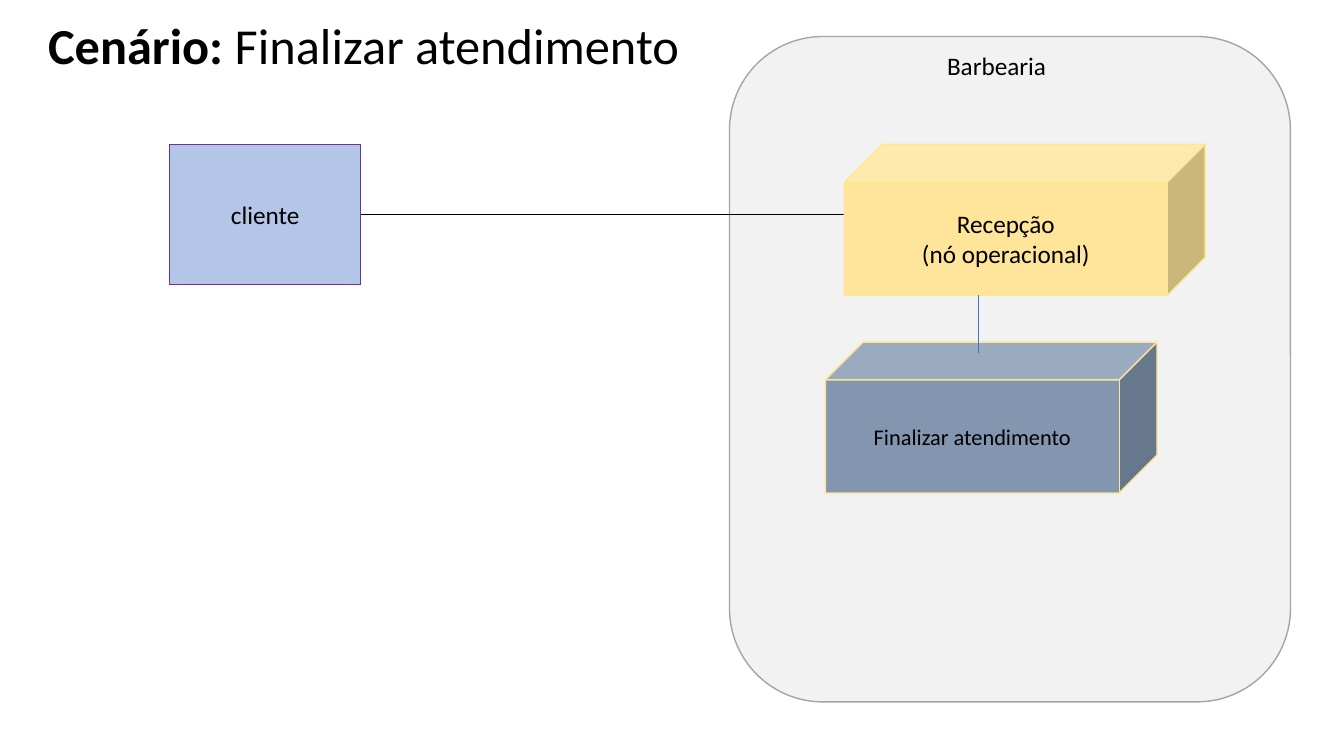
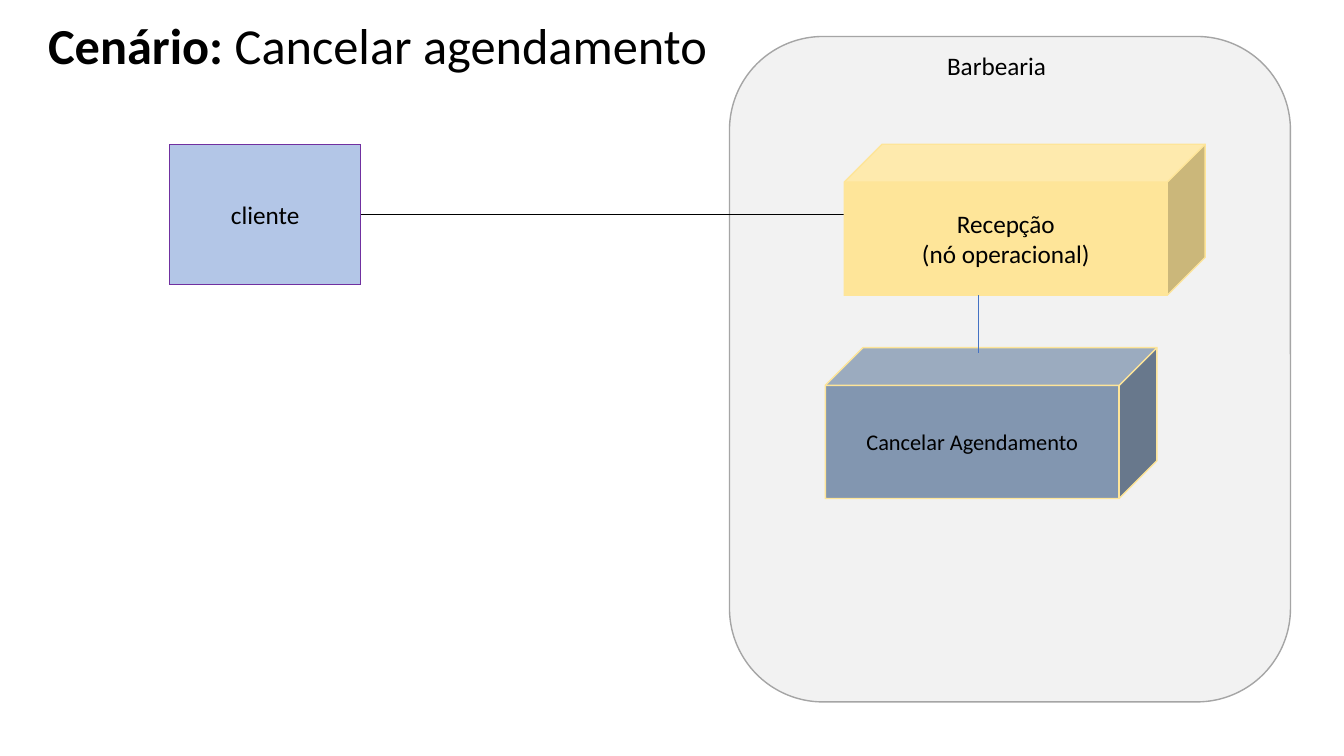
Before and after one commit to Vinicius-Dias-Mota/AC1---Engenharia, a slide deck: slide 4 of 15 - Arquitetura de Negócio para cada Cenário.pptx (slide 5 before the commit). Drawn at 1344x756 pixels with LibreOffice and Linux fonts; fonts in the diff are those of the drawing. Boxes give left, top, right and bottom in pixels: in the first picture for what was removed or moved away, otherwise in the second. Text is boxed around its words. In the diff, an @@ line names an element or a change of style, - is before the commit and + after.

```diff
--- a/15 - Arquitetura de Negócio para cada Cenário.pptx
+++ b/15 - Arquitetura de Negócio para cada Cenário.pptx
@@ text at box(48, 28, 707, 73): text changed @@
-Cenário: Finalizar atendimento
+Cenário: Cancelar agendamento
@@ cube "Cancelar Agendamento": place and size @@
-cube "Cancelar Agendamento" at box(826, 342, 1157, 493)
+cube "Cancelar Agendamento" at box(826, 348, 1157, 499)
@@ text in cube at box(866, 434, 1078, 454): text changed @@
-Finalizar atendimento
+Cancelar Agendamento
```
Also in this commit, not shown: 2 other slides changed, 11 other files.
